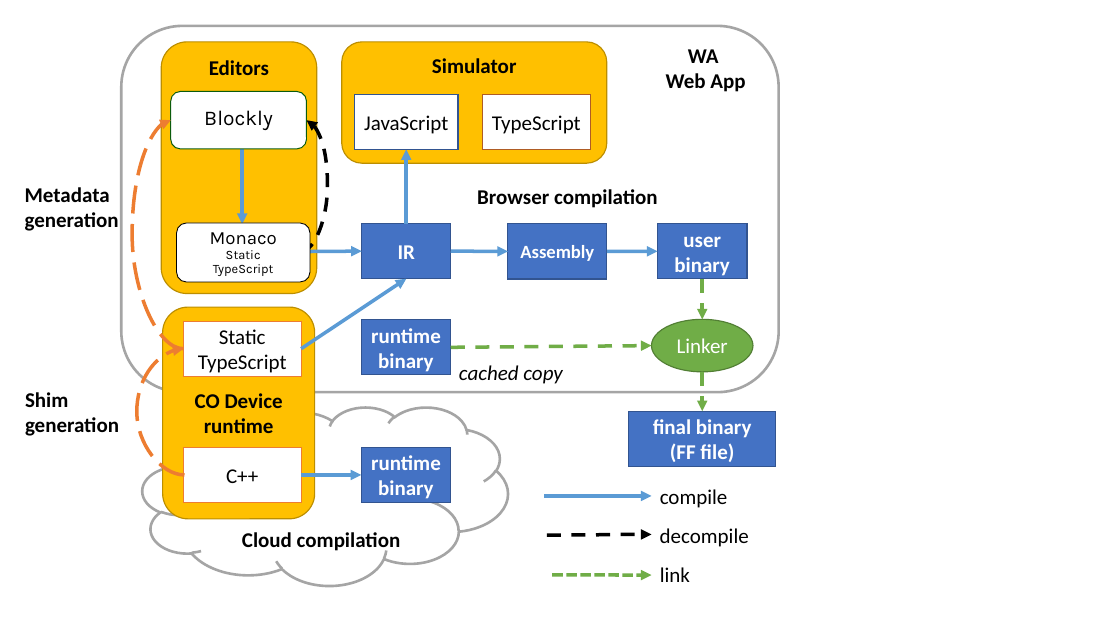
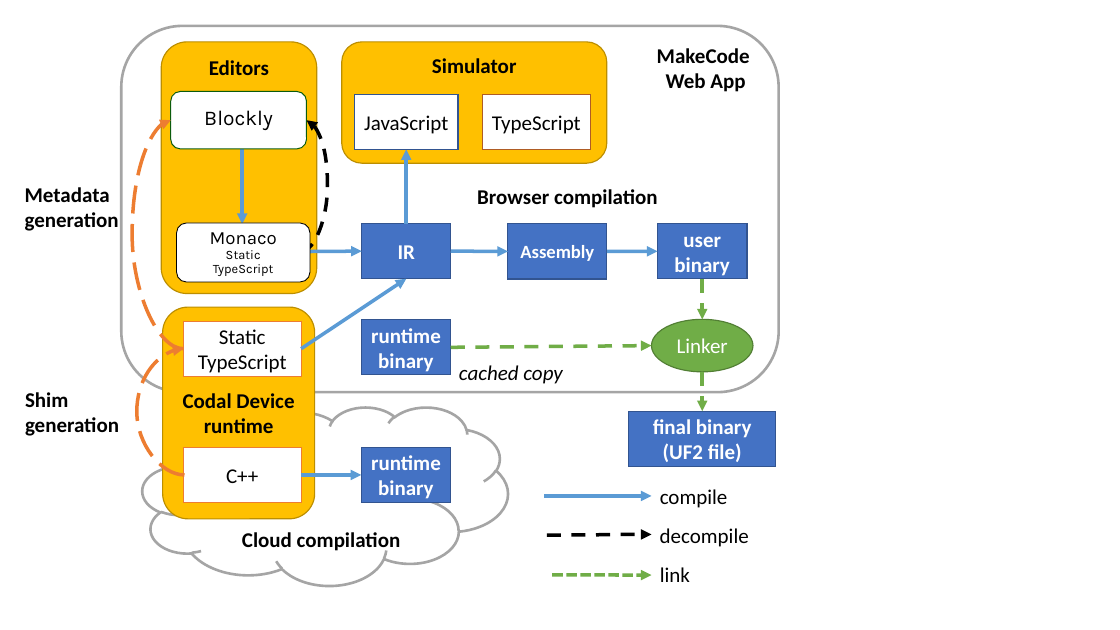
Before and after one commit to microsoft/pxt, a slide deck: slide 2 of papers/lctes/diagrams.pptx. Drawn at 1120x630 pixels with LibreOffice and Linux fonts; fonts in the diff are those of the drawing. Boxes give left, top, right and bottom in pixels: in the first picture for what was removed or moved away, otherwise in the second. Text is boxed around its words. In the diff, an @@ line names an element or a change of style, - is before the commit and + after.

```diff
--- a/papers/lctes/diagrams.pptx
+++ b/papers/lctes/diagrams.pptx
@@ text "MakeCode": place and size @@
-text "MakeCode" at bbox=[666, 49, 745, 92]
+text "MakeCode" at bbox=[657, 48, 750, 92]
@@ text at bbox=[657, 48, 750, 63]: text changed @@
-WA
+MakeCode
@@ text in rounded rectangle at bbox=[183, 393, 294, 408]: text changed @@
-CO Device
+Codal Device
@@ text in rectangle at bbox=[663, 443, 742, 462]: text changed @@
-(FF file)
+(UF2 file)
```
Also in this commit, not shown: 2 other files.
